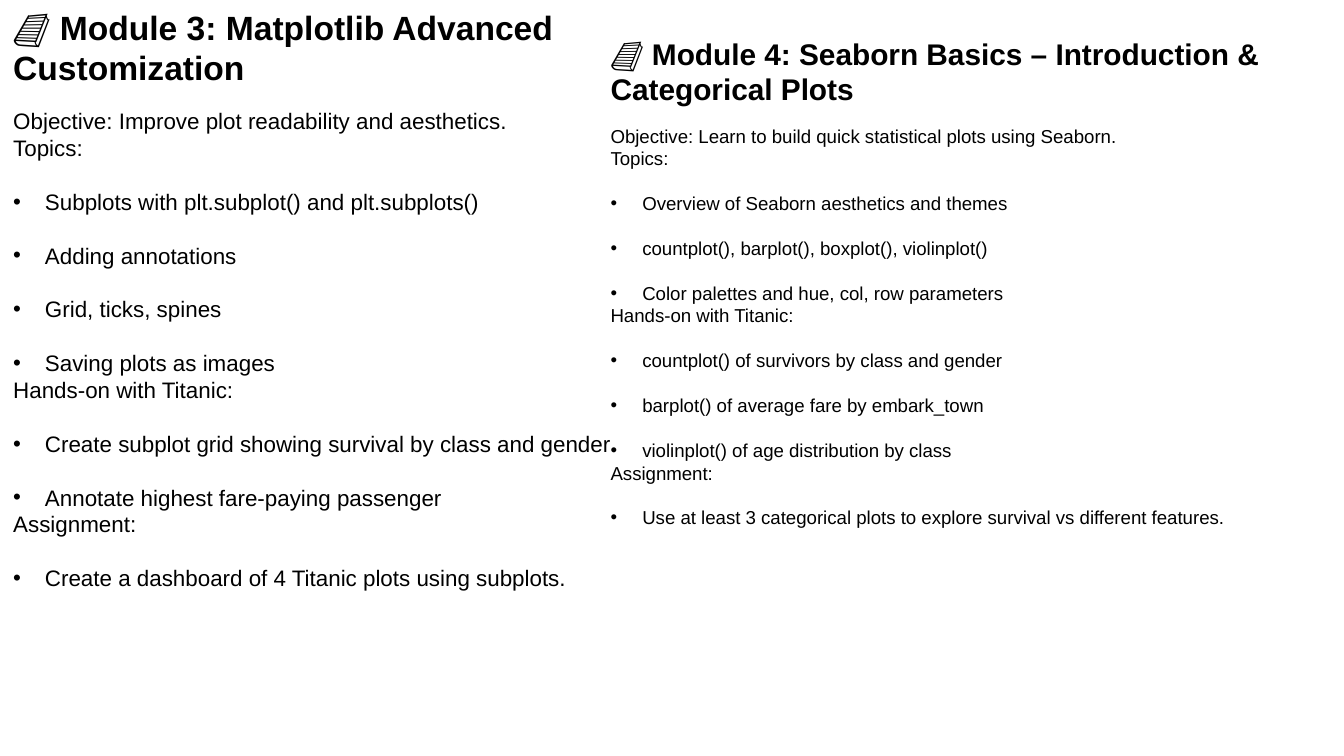
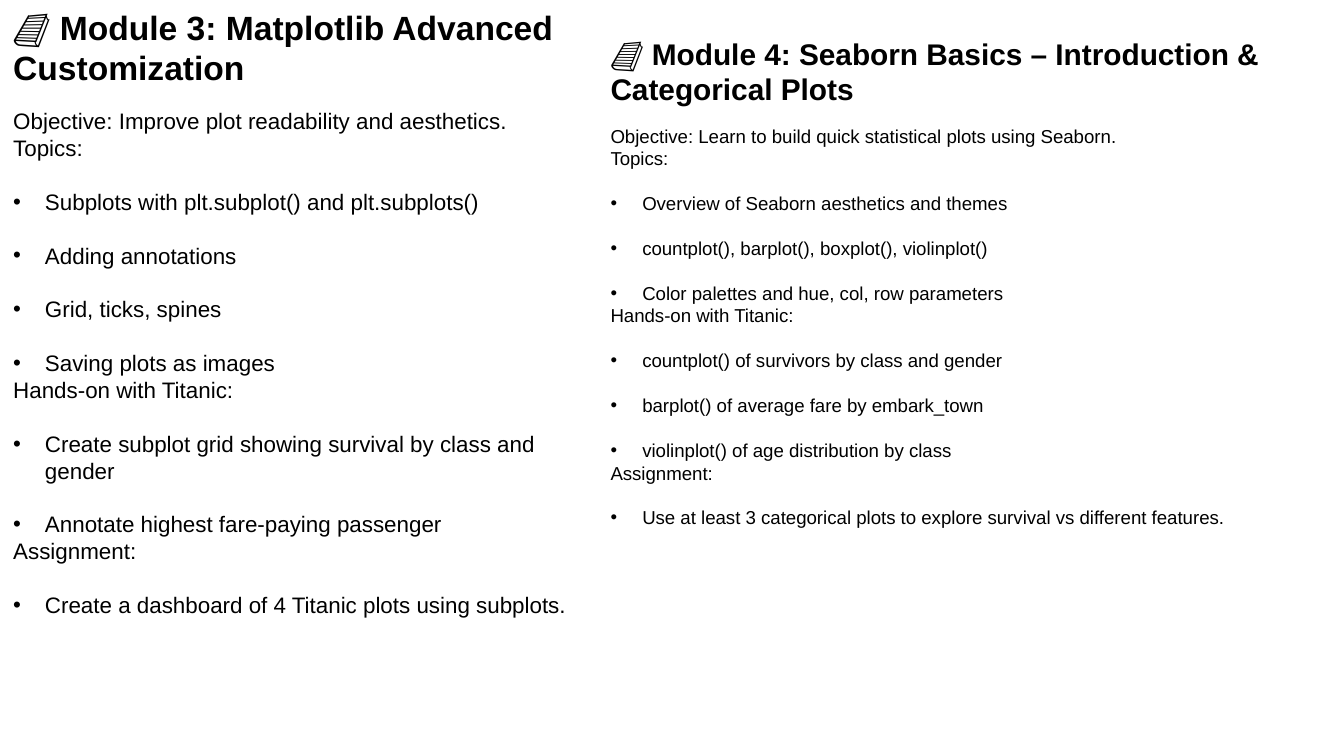
Before and after one commit to shahil04/ds_materials, a slide deck: slide 5 of 5.0_python_6.libraries/python_libraries/3_matplot_seaborn/Matplotlib_Seaborn_class.pptx (slide 4 before the commit). Drawn at 1344x756 pixels with LibreOffice and Linux fonts; fonts in the diff are those of the drawing. Boxes give left, top, right and bottom in pixels: in the first picture for what was removed or moved away, otherwise in the second. Text is boxed around its words. In the diff, an @@ line names an element or a change of style, - is before the commit and + after.

```diff
--- a/5.0_python_6.libraries/python_libraries/3_matplot_seaborn/Matplotlib_Seaborn_class.pptx
+++ b/5.0_python_6.libraries/python_libraries/3_matplot_seaborn/Matplotlib_Seaborn_class.pptx
@@ text "📘 Module 3: Matplotlib Advanced ..." rewrapped from box(13, 15, 611, 591) to box(13, 15, 565, 618) @@
```
Also in this commit, not shown: 8 other slides changed, 3 slides added, 29 other files.
